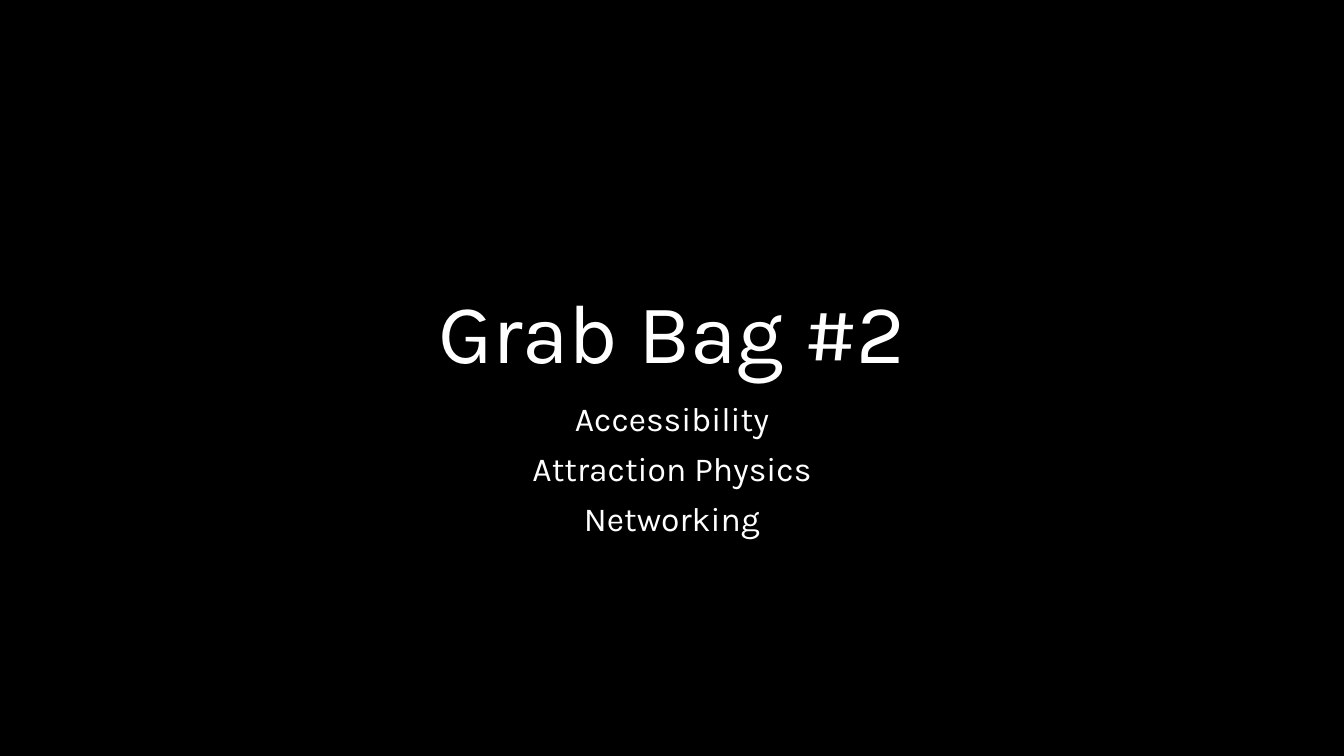
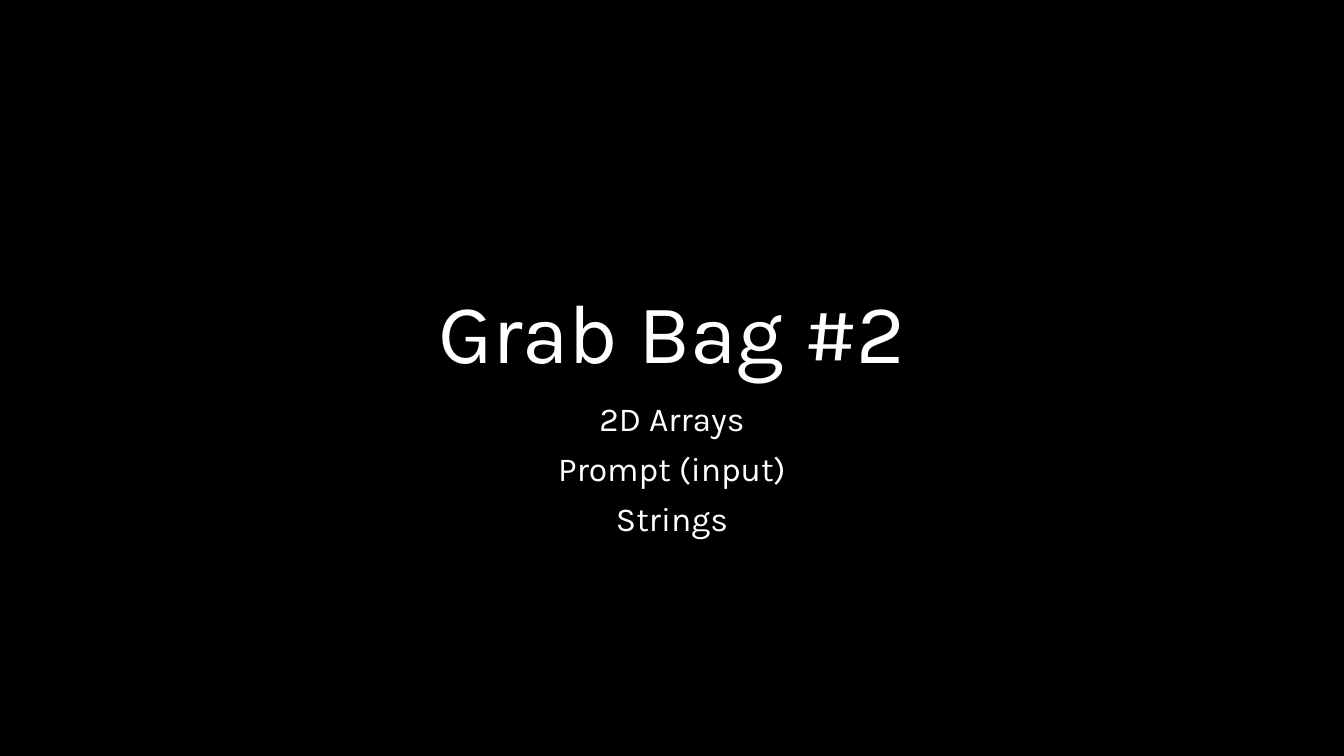
Before and after one commit to crhallberg/IMM120, a slide deck: slide 1 of Presentations/Grab Bag 2.pptx. Drawn at 1344x756 pixels with LibreOffice and Linux fonts; fonts in the diff are those of the drawing. Boxes give left, top, right and bottom in pixels: in the first picture for what was removed or moved away, otherwise in the second. Text is boxed around its words. In the diff, an @@ line names an element or a change of style, - is before the commit and + after.

Commit message:
Updated presentations

```diff
--- a/Presentations/Grab Bag 2.pptx
+++ b/Presentations/Grab Bag 2.pptx
@@ subtitle at (x1=558, y1=409, x2=786, y2=540): text changed @@
-Accessibility
-Attraction Physics
-Networking
+2D Arrays
+Prompt (input)
+Strings
```
Also in this commit, not shown: 1 other file.
